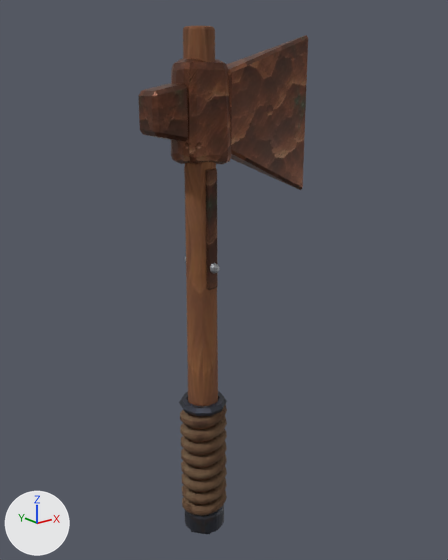
An edit to the glTF model assets/models/items/axe_copper.glb, drawn before and after from the same camera.
Before and after are seen from a 50 mm lens placed at (-0.541, -0.656, 0.662), pointed at (-0.004, 0.015, 0.394). The lights are fixed; the arrows at lower left show +X, +Y and +Z. The first picture is the older version. Vertices at exactly the same position are counted once.

Script lines for the objects in view, before the commit:
```python
me_part_001 = bpy.data.meshes.new('part.001')
me_part_001.from_pydata(...)  # 1710 vertices, 3364 faces; spans x -0.135..0.135, y -0.035..0.035, z 0.0..0.731
# faces by material slot: [280, 276, 2048, 120, 296, 216, 128]
me_part_001.materials.append(mat_copper_b)  # picture img_copper_b
me_part_001.materials.append(mat_wood_b)  # picture img_wood_b
me_part_001.materials.append(mat_leather_dark)  # picture img_leather_dark
me_part_001.materials.append(mat_iron_a)  # picture img_iron_a
me_part_001.materials.append(mat_iron_b)  # picture img_iron_b
me_part_001.materials.append(mat_copper_dark)  # picture img_copper_dark
me_part_001.materials.append(mat_iron)  # grey #95979b
ob_model = bpy.data.objects.new('model', me_part_001)
ob_model.location = (0.0, 0.0, 0.0)
```
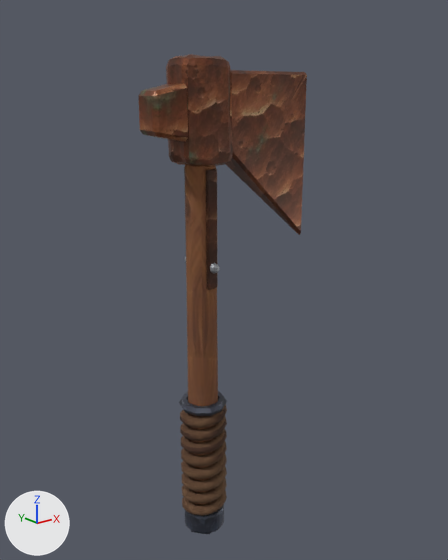
Where the change shows, as pixel boxes (x1, y1, x2, y2) in the pictures (448 x 560 px; the box of a moved part takes in the faces that stretch with it):
```json
{"object": "model", "change": "reshaped", "before": [138, 26, 308, 534], "after": [138, 54, 307, 534]}
{"part": 1, "of": "me_part_001", "change": "moved or reshaped", "before": [183, 26, 218, 504], "after": [185, 164, 218, 504]}
{"part": 2, "of": "me_part_001", "change": "surface changed", "before": [138, 26, 308, 533], "after": [138, 54, 307, 533]}
{"part": 3, "of": "me_part_001", "change": "recoloured", "before": [138, 35, 308, 190], "after": [138, 54, 307, 235]}
```

Edits to the scene script, one JSON object a line:
```json
{"op": "add", "block": "img_iron_c", "code": ["img_iron_c = load_image('iron_c', '_unpacked/iron_c', 512, 512, 'sRGB')"]}
{"op": "add", "block": "img_copper_a", "code": ["img_copper_a = load_image('copper_a', '_unpacked/copper_a', 512, 512, 'sRGB')"]}
{"op": "add", "block": "mat_iron_c", "code": ["mat_iron_c = principled_material('iron_c')", "mat_iron_c.texture = img_iron_c", "mat_iron_c.metallic = 0.6", "mat_iron_c.roughness = 0.45"]}
{"op": "add", "block": "mat_copper_a", "code": ["mat_copper_a = principled_material('copper_a')", "mat_copper_a.texture = img_copper_a", "mat_copper_a.metallic = 0.6", "mat_copper_a.roughness = 0.45"]}
{"block": "me_part_001", "where": "# used by ob_model"}
{"op": "remove", "block": "me_part_001", "code": "me_part_001.from_pydata(...)  # 1710 vertices, 3364 faces; spans x -0.135..0.135, y -0.035..0.035, z 0.0..0.731"}
{"op": "add", "block": "me_part_001", "code": "me_part_001.from_pydata(...)  # 1710 vertices, 3364 faces; spans x -0.135..0.135, y -0.035..0.035, z 0.0..0.698"}
{"block": "me_part_001", "change": "me_part_001 part 1: 188 of 1710 vertices moved; they spanned x -0.094..0.135, y -0.026..0.028, z 0.512..0.731 and now span x -0.091..0.135, y -0.028..0.029, z 0.443..0.698; mean shift (0.0, 0.0, -0.018); largest move (0.135, 0.0, 0.515) -> (0.135, 0.0, 0.445)"}
{"block": "me_part_001", "change": "me_part_001 part 2: 3236 kept faces spanning x -0.135..0.135, y -0.035..0.035, z 0.0..0.698 get new texture (UV) coordinates"}
{"block": "me_part_001", "change": "me_part_001 part 3: 280 faces spanning x -0.135..0.135, y -0.028..0.029, z 0.443..0.698 switch from mat_copper_b (picture img_copper_b) to mat_copper_a (picture img_copper_a)"}
{"op": "remove", "block": "me_part_001", "code": "me_part_001.materials.append(mat_iron_b)  # picture img_iron_b"}
{"op": "add", "block": "me_part_001", "code": "me_part_001.materials.append(mat_iron_c)  # picture img_iron_c"}
```
